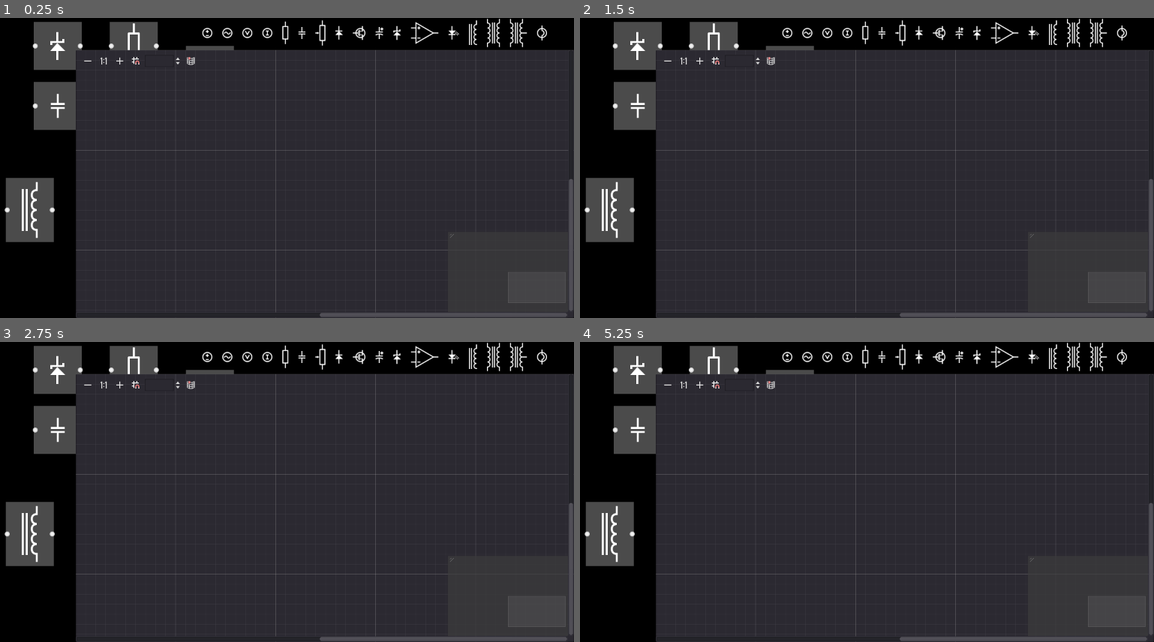
Above: before the commit, frames 1-4 (two rows, left to right).
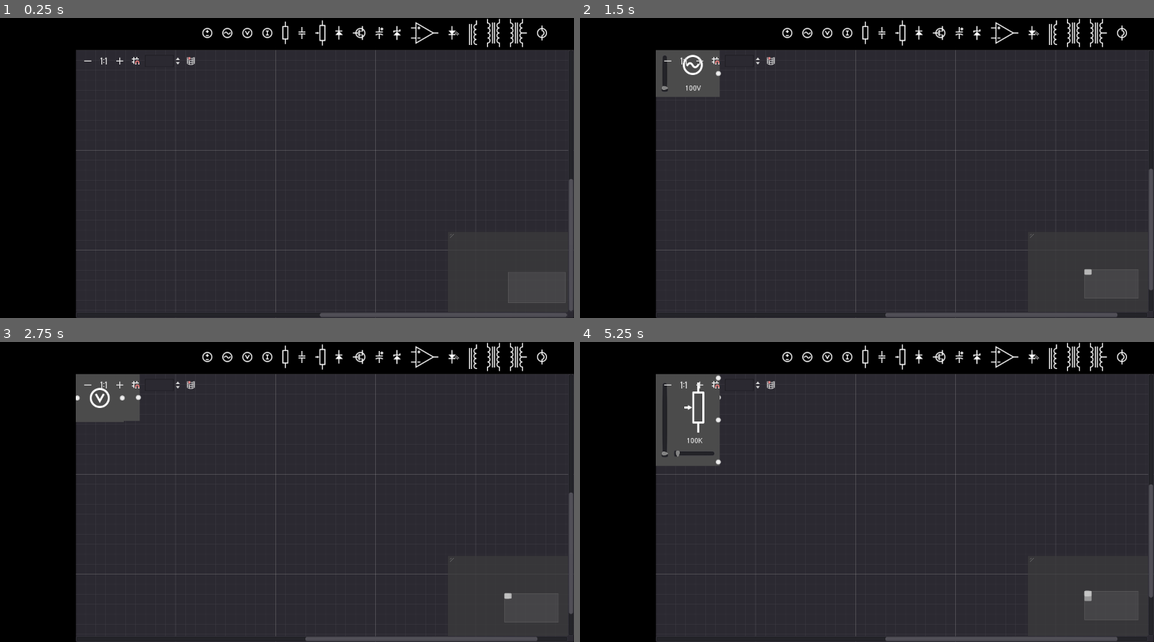
Above: after the commit, the same moments.

Repository: andrew-wilkes/electronics
Game: Godot game, scene res://Main.tscn
The game is run twice, just before and just after one commit, with the same random seed, the same clock (stepped at 60 frames per second) and the same inputs.
Inputs (mouse positions are in pixels of both pictures, inside the frame that each line leads up to):
- Up to frame 1 (0.25 s): no input
- Up to frame 2 (1.5 s): click (786, 33) at 0.52 s; click (809, 33) at 1.27 s
- Up to frame 3 (2.75 s): click (246, 357) at 2.02 s
- Up to frame 4 (5.25 s): click (849, 357) at 2.77 s; click (867, 357) at 3.52 s; click (884, 357) at 4.27 s; click (901, 357) at 5.02 s

The runs differ from the first frame. In frame 1, 5.2% of the frame differs, in the area x 0-41%, y 1-75%; in frame 2, 7.0%; in frame 3, 7.1%; in frame 4, 8.6%, in the area x 0-100%, y 1-100%.

Commit message:
Fix mouse focus issues

Diff:
--- a/src/Main.gd
+++ b/src/Main.gd
@@ -1,6 +1,7 @@
 extends Control
 
 func _ready():
+	Parts.hide()
 	add_part_buttons()
 
 func add_part_buttons():
@@ -14,4 +15,4 @@
 
 
 func part_pressed(pname):
-	print(pname)
+	$Main/Grid.add_child(Parts.get_part(pname))
--- a/src/Main.tscn
+++ b/src/Main.tscn
@@ -1,10 +1,12 @@
-[gd_scene load_steps=2 format=2]
+[gd_scene load_steps=3 format=2]
 
 [ext_resource path="res://Main.gd" type="Script" id=1]
+[ext_resource path="res://assets/the_theme.tres" type="Theme" id=2]
 
 [node name="Main" type="VBoxContainer"]
 anchor_right = 1.0
 anchor_bottom = 1.0
+theme = ExtResource( 2 )
 script = ExtResource( 1 )
 __meta__ = {
 "_edit_use_anchors_": false
--- a/src/Parts.gd
+++ b/src/Parts.gd
@@ -3,28 +3,30 @@
 const PART_PATH = "res://assets/parts/small/part-"
 
 var map = {
-	"dc": 3,
-	"ac": 0,
-	"volts": 15,
-	"amps": 1,
-	"r": 12,
-	"c": 2,
-	"pot": 11,
-	"diode": 4,
-	"q": 6,
-	"ecap": 5,
-	"zener": 16,
-	"op": 10,
-	"led": 9,
-	"l": 7,
-	"t1": 13,
-	"t2": 14,
-	"lamp": 8
+	"DC": 3,
+	"AC": 0,
+	"VOLTS": 15,
+	"AMPS": 1,
+	"R": 12,
+	"C": 2,
+	"POT": 11,
+	"Diode": 4,
+	"FET": 6,
+	"ECap": 5,
+	"Zener": 16,
+	"OP": 10,
+	"LED": 9,
+	"L": 7,
+	"T1": 13,
+	"T2": 14,
+	"Lamp": 8
 }
-
-func _ready():
-	if get_parent().name != "root":
-		hide()
 
 func get_part_path(pname):
 	return PART_PATH + str(map[pname]) + ".png"
+
+
+func get_part(pname):
+	for node in get_children():
+		if node.name == pname:
+			return node.duplicate()
--- a/src/Parts.tscn
+++ b/src/Parts.tscn
@@ -48,6 +48,7 @@
 [node name="M" type="MarginContainer" parent="AC"]
 margin_right = 128.0
 margin_bottom = 94.0
+mouse_filter = 1
 custom_constants/margin_right = 10
 custom_constants/margin_top = 10
 custom_constants/margin_left = 10
@@ -75,6 +76,7 @@
 [node name="C" type="CenterContainer" parent="AC/M/HBox/VBox"]
 margin_right = 87.0
 margin_bottom = 40.0
+mouse_filter = 1
 
 [node name="Texture" type="TextureRect" parent="AC/M/HBox/VBox/C"]
 margin_left = 23.0
@@ -86,6 +88,7 @@
 margin_top = 60.0
 margin_right = 87.0
 margin_bottom = 74.0
+mouse_filter = 1
 text = "100V"
 align = 1
 
@@ -108,6 +111,7 @@
 [node name="M" type="MarginContainer" parent="DC"]
 margin_right = 128.0
 margin_bottom = 94.0
+mouse_filter = 1
 custom_constants/margin_right = 10
 custom_constants/margin_top = 10
 custom_constants/margin_left = 10
@@ -135,6 +139,7 @@
 [node name="C" type="CenterContainer" parent="DC/M/HBox/VBox"]
 margin_right = 87.0
 margin_bottom = 40.0
+mouse_filter = 1
 
 [node name="Texture" type="TextureRect" parent="DC/M/HBox/VBox/C"]
 margin_left = 23.0
@@ -146,6 +151,7 @@
 margin_top = 60.0
 margin_right = 87.0
 margin_bottom = 74.0
+mouse_filter = 1
 text = "12V"
 align = 1
 
@@ -181,11 +187,13 @@
 margin_right = 128.0
 margin_bottom = 16.0
 rect_min_size = Vector2( 0, 16 )
+mouse_filter = 1
 
 [node name="M" type="MarginContainer" parent="POT"]
 margin_top = 17.0
 margin_right = 128.0
 margin_bottom = 167.0
+mouse_filter = 1
 custom_constants/margin_right = 10
 custom_constants/margin_left = 10
 
@@ -210,6 +218,7 @@
 [node name="C" type="CenterContainer" parent="POT/M/HBox/VBox"]
 margin_right = 82.0
 margin_bottom = 100.0
+mouse_filter = 1
 
 [node name="Texture" type="TextureRect" parent="POT/M/HBox/VBox/C"]
 margin_left = 21.0
@@ -221,6 +230,7 @@
 margin_top = 110.0
 margin_right = 82.0
 margin_bottom = 124.0
+mouse_filter = 1
 text = "100K"
 align = 1
 
@@ -234,6 +244,7 @@
 margin_right = 128.0
 margin_bottom = 184.0
 rect_min_size = Vector2( 0, 16 )
+mouse_filter = 1
 
 [node name="AMPS" type="GraphNode" parent="."]
 margin_left = 424.0
@@ -254,6 +265,7 @@
 [node name="C" type="CenterContainer" parent="AMPS"]
 margin_right = 96.0
 margin_bottom = 96.0
+mouse_filter = 1
 size_flags_horizontal = 3
 size_flags_vertical = 3
 
@@ -283,6 +295,7 @@
 [node name="C" type="CenterContainer" parent="VOLTS"]
 margin_right = 96.0
 margin_bottom = 96.0
+mouse_filter = 1
 size_flags_horizontal = 3
 size_flags_vertical = 3
 
@@ -312,6 +325,7 @@
 [node name="C" type="CenterContainer" parent="L"]
 margin_right = 96.0
 margin_bottom = 128.0
+mouse_filter = 1
 size_flags_horizontal = 3
 size_flags_vertical = 3
 
@@ -341,6 +355,7 @@
 [node name="C" type="CenterContainer" parent="Lamp"]
 margin_right = 96.0
 margin_bottom = 96.0
+mouse_filter = 1
 size_flags_horizontal = 3
 size_flags_vertical = 3
 
@@ -370,6 +385,7 @@
 [node name="C" type="CenterContainer" parent="Diode"]
 margin_right = 96.0
 margin_bottom = 96.0
+mouse_filter = 1
 size_flags_horizontal = 3
 size_flags_vertical = 3
 
@@ -399,6 +415,7 @@
 [node name="C" type="CenterContainer" parent="LED"]
 margin_right = 96.0
 margin_bottom = 96.0
+mouse_filter = 1
 size_flags_horizontal = 3
 size_flags_vertical = 3
 
@@ -441,11 +458,13 @@
 margin_right = 96.0
 margin_bottom = 16.0
 rect_min_size = Vector2( 0, 16 )
+mouse_filter = 1
 
 [node name="C" type="CenterContainer" parent="FET"]
 margin_top = 17.0
 margin_right = 96.0
 margin_bottom = 79.0
+mouse_filter = 1
 size_flags_horizontal = 3
 size_flags_vertical = 3
 
@@ -461,6 +480,7 @@
 margin_right = 96.0
 margin_bottom = 96.0
 rect_min_size = Vector2( 0, 16 )
+mouse_filter = 1
 
 [node name="OP" type="GraphNode" parent="."]
 margin_left = 856.0
@@ -494,11 +514,13 @@
 margin_right = 136.0
 margin_bottom = 16.0
 rect_min_size = Vector2( 0, 16 )
+mouse_filter = 1
 
 [node name="C" type="CenterContainer" parent="OP"]
 margin_top = 17.0
 margin_right = 136.0
 margin_bottom = 104.0
+mouse_filter = 1
 size_flags_horizontal = 3
 size_flags_vertical = 3
 
@@ -513,6 +535,7 @@
 margin_right = 136.0
 margin_bottom = 121.0
 rect_min_size = Vector2( 0, 16 )
+mouse_filter = 1
 
 [node name="T1" type="GraphNode" parent="."]
 margin_left = 816.0
@@ -546,11 +569,13 @@
 margin_right = 72.0
 margin_bottom = 16.0
 rect_min_size = Vector2( 0, 16 )
+mouse_filter = 1
 
 [node name="C" type="CenterContainer" parent="T1"]
 margin_top = 17.0
 margin_right = 72.0
 margin_bottom = 129.0
+mouse_filter = 1
 size_flags_horizontal = 3
 size_flags_vertical = 3
 
@@ -565,6 +590,7 @@
 margin_right = 72.0
 margin_bottom = 146.0
 rect_min_size = Vector2( 0, 16 )
+mouse_filter = 1
 
 [node name="T2" type="GraphNode" parent="."]
 margin_left = 944.0
@@ -598,11 +624,13 @@
 margin_right = 96.0
 margin_bottom = 16.0
 rect_min_size = Vector2( 0, 16 )
+mouse_filter = 1
 
 [node name="C" type="CenterContainer" parent="T2"]
 margin_top = 17.0
 margin_right = 96.0
 margin_bottom = 129.0
+mouse_filter = 1
 size_flags_horizontal = 3
 size_flags_vertical = 3
 
@@ -617,6 +645,7 @@
 margin_right = 96.0
 margin_bottom = 146.0
 rect_min_size = Vector2( 0, 16 )
+mouse_filter = 1
 
 [node name="ECap" type="GraphNode" parent="."]
 margin_left = 888.0
@@ -637,6 +666,7 @@
 [node name="C" type="CenterContainer" parent="ECap"]
 margin_right = 96.0
 margin_bottom = 96.0
+mouse_filter = 1
 size_flags_horizontal = 3
 size_flags_vertical = 3
 
@@ -666,6 +696,7 @@
 [node name="C" type="CenterContainer" parent="C"]
 margin_right = 96.0
 margin_bottom = 96.0
+mouse_filter = 1
 size_flags_horizontal = 3
 size_flags_vertical = 3
 
@@ -695,6 +726,7 @@
 [node name="C" type="CenterContainer" parent="R"]
 margin_right = 96.0
 margin_bottom = 96.0
+mouse_filter = 1
 size_flags_horizontal = 3
 size_flags_vertical = 3
 
@@ -724,6 +756,7 @@
 [node name="C" type="CenterContainer" parent="Zener"]
 margin_right = 96.0
 margin_bottom = 96.0
+mouse_filter = 1
 size_flags_horizontal = 3
 size_flags_vertical = 3
 
--- a/src/assets/the_theme.tres
+++ b/src/assets/the_theme.tres
@@ -1,7 +1,11 @@
-[gd_resource type="Theme" load_steps=2 format=2]
+[gd_resource type="Theme" load_steps=3 format=2]
 
 [sub_resource type="StyleBoxFlat" id=1]
 bg_color = Color( 0.298039, 0.298039, 0.298039, 1 )
 
+[sub_resource type="StyleBoxFlat" id=4]
+bg_color = Color( 0.423529, 0.423529, 0.423529, 1 )
+
 [resource]
 GraphNode/styles/frame = SubResource( 1 )
+GraphNode/styles/selectedframe = SubResource( 4 )
